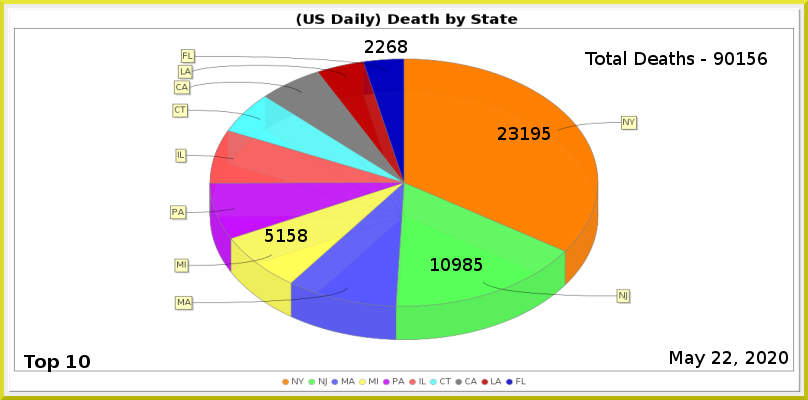
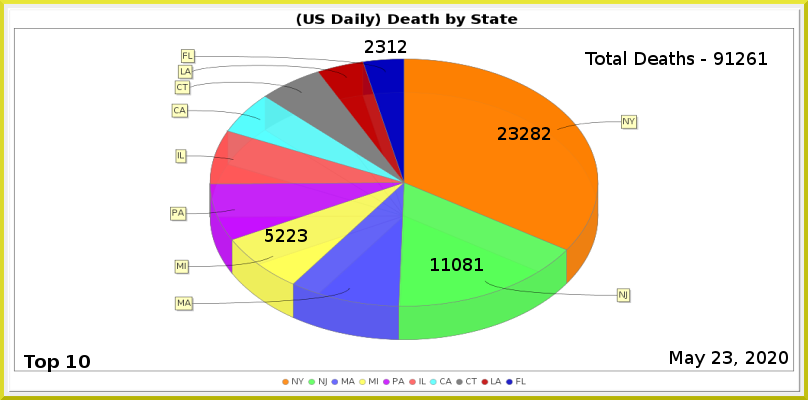
Before/after of a 808 × 400 layered artwork. What changed in the layer stack:
painted on "Least" over left=376, top=40, right=407, bottom=53
painted on "MI" over left=276, top=229, right=307, bottom=242
painted on "NJ" over left=441, top=258, right=483, bottom=271
painted on "NY" over left=520, top=127, right=551, bottom=140
renamed "Total Deaths - 90156" to "Total Deaths - 91261", painted on it over left=725, top=52, right=767, bottom=65
painted on "Current Date" over left=723, top=351, right=732, bottom=364
painted on "Death_by_State.png" over left=9, top=10, right=800, bottom=393
